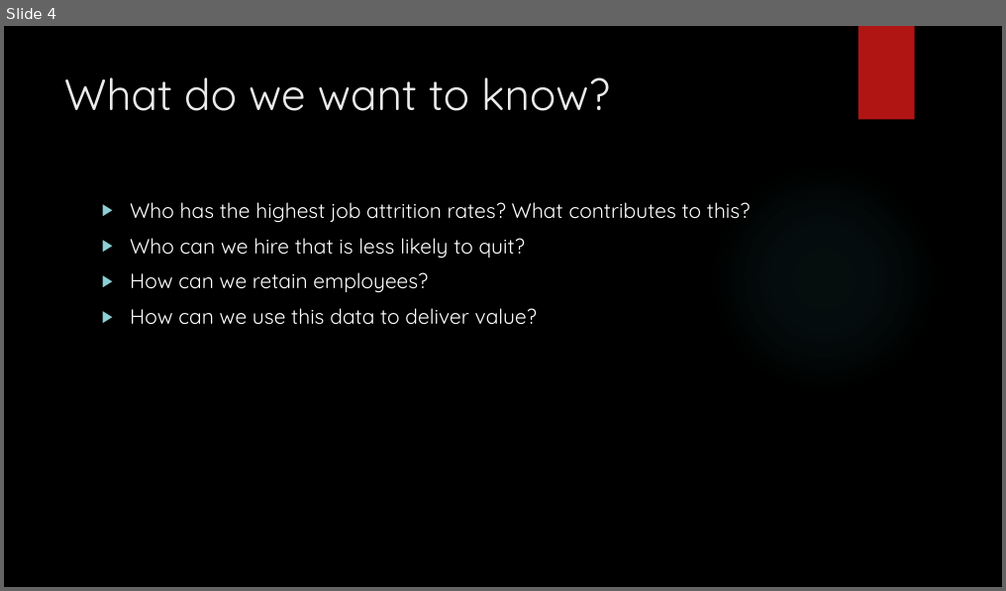
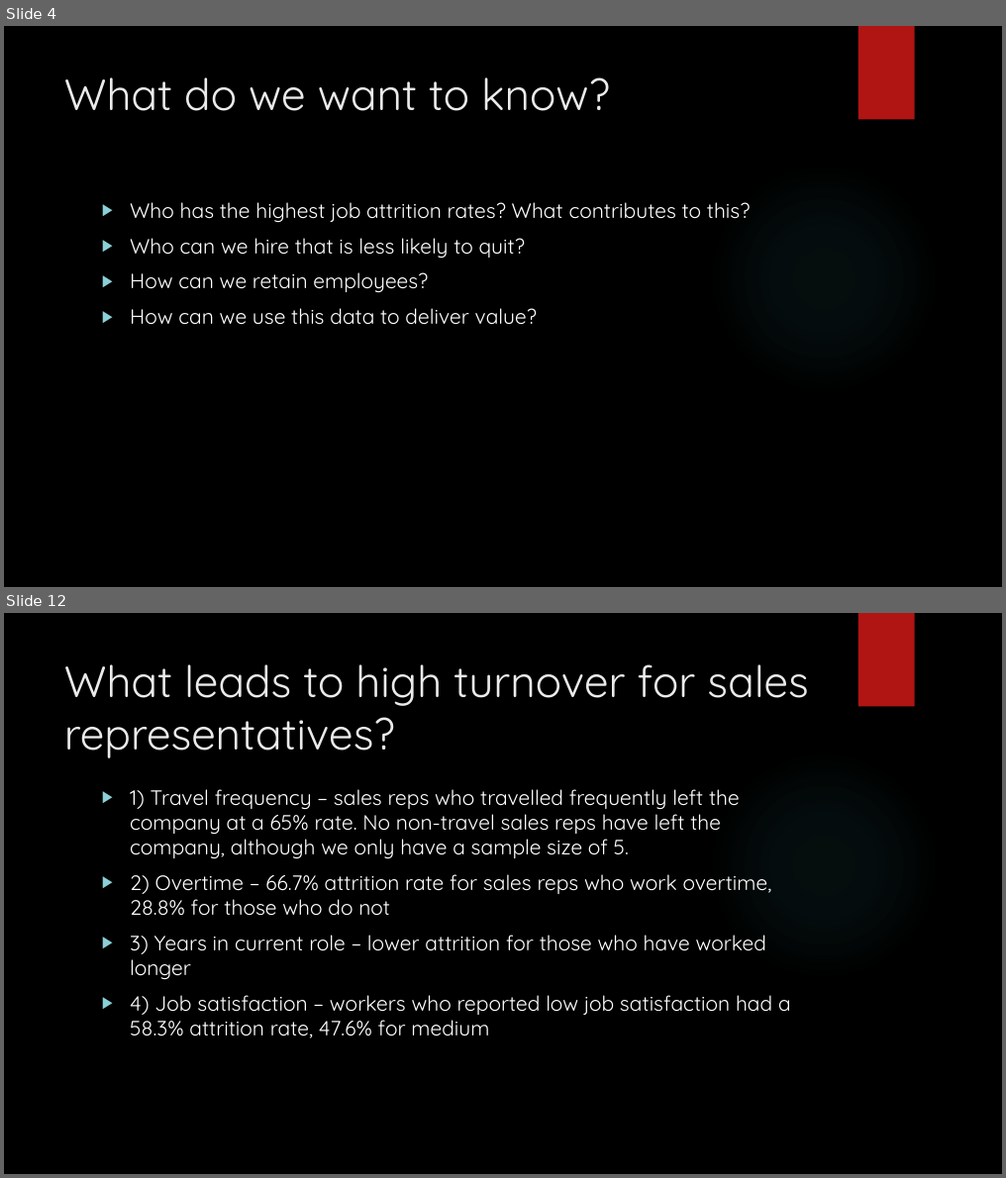
Before and after one commit to vazquezs123/DATA_SCIENCE_CS02, a slide deck: case_study_02_presentation.pptx. Shown one above the other, each under a label of ours: slide 4 before the commit, slides 4 and 12 after it; the slides between them are not shown. The pictures are 1006x591 and 1006x1178 pixels, drawn with LibreOffice and Linux fonts; fonts in the diff are those of the drawing; background and template pictures are left out. Boxes give left, top, right and bottom in pixels: in the first picture for what was removed or moved away, otherwise in the second. Text is boxed around its words. In the diff, an @@ line names an element or a change of style, - is before the commit and + after.

```diff
--- a/case_study_02_presentation.pptx
+++ b/case_study_02_presentation.pptx
@@ slide 12 added at bbox=[4, 613, 1002, 1174], background picture (left out); not listed: 2 template elements that a slide beside it also shows @@
@@ title added at bbox=[64, 664, 808, 759], 42 pt, text #EBEBEB @@
+What leads to high turnover for sales representatives?
@@ text added at bbox=[130, 789, 791, 1039], 20 pt, text #FFFFFF @@
+▶ 1) Travel frequency – sales reps who travelled frequently left the company at a 65% rate. No non-travel sales reps have left the company, although we only have a sample size of 5.
+▶ 2) Overtime – 66.7% attrition rate for sales reps who work overtime, 28.8% for those who do not
+▶ 3) Years in current role – lower attrition for those who have worked longer
+▶ 4) Job satisfaction – workers who reported low job satisfaction had a 58.3% attrition rate, 47.6% for medium
```
Also in this commit, not shown: 10 other slides added.
